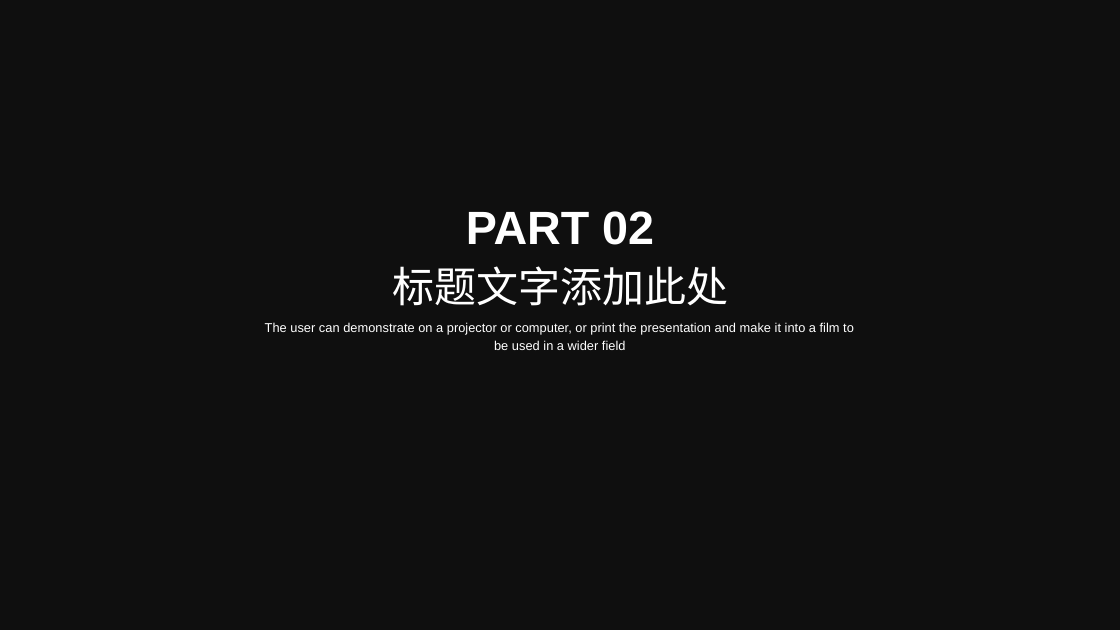
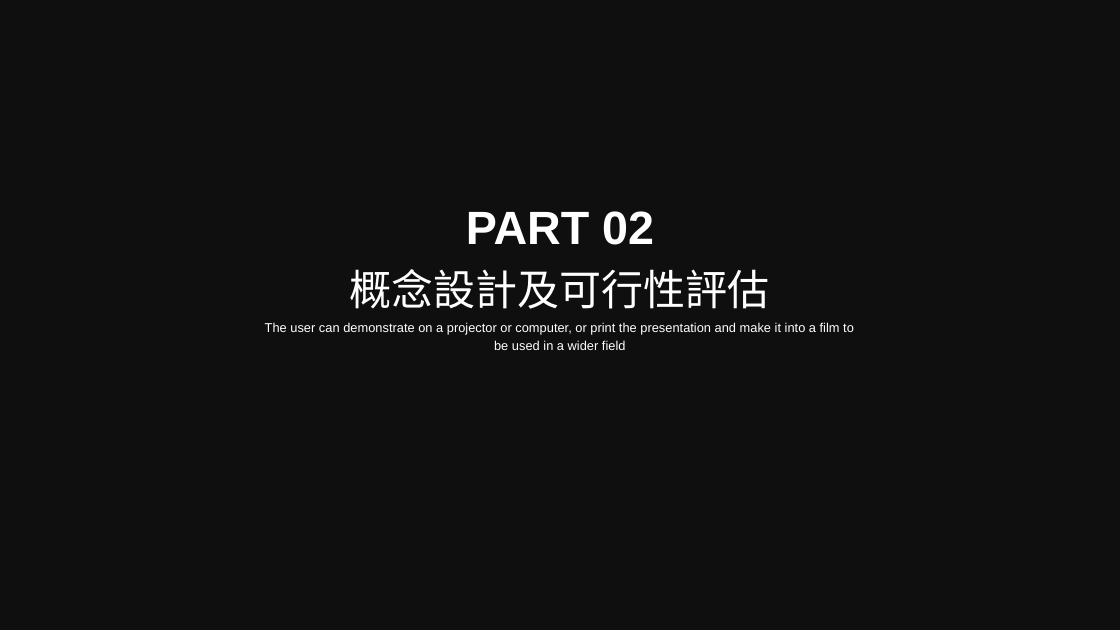
Before and after one commit to Sikako/hackthon, a slide deck: slide 8 of bigdata.pptx. Drawn at 1120x630 pixels with LibreOffice and Linux fonts; fonts in the diff are those of the drawing; background and template pictures are left out; a plain dark background stands for a picture behind light text. Boxes give left, top, right and bottom in pixels: in the first picture for what was removed or moved away, otherwise in the second. Text is boxed around its words. In the diff, an @@ line names an element or a change of style, - is before the commit and + after.

```diff
--- a/bigdata.pptx
+++ b/bigdata.pptx
@@ text at box(350, 269, 770, 309): text changed @@
-标题文字添加此处
+概念設計及可行性評估
```
Also in this commit, not shown: 2 other slides changed, 1 slide removed.
